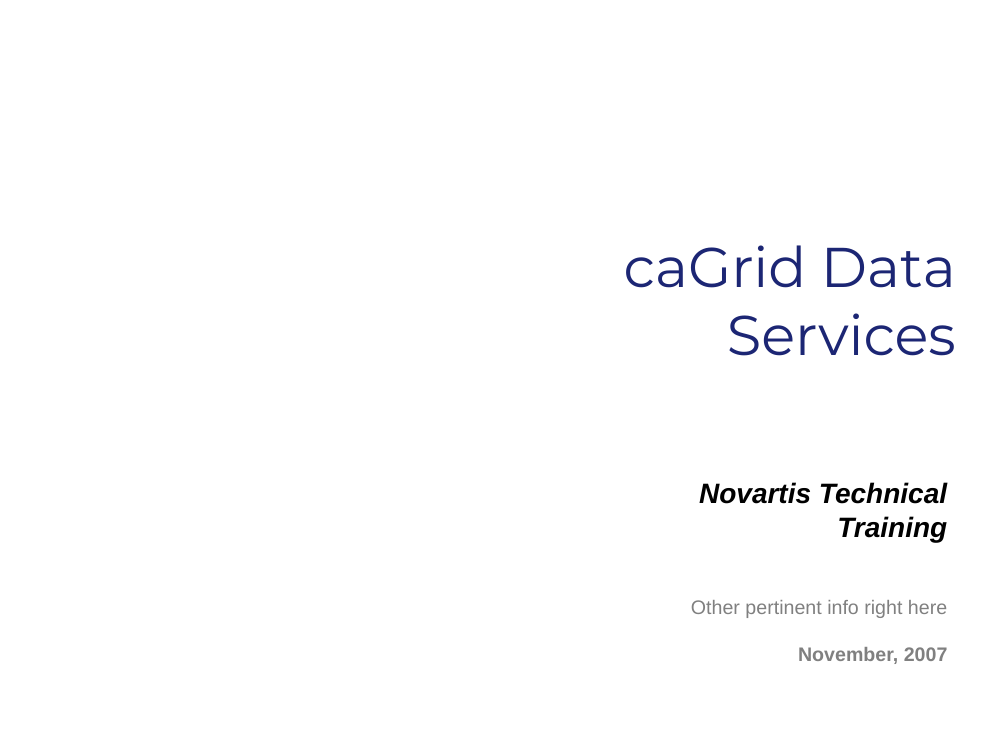
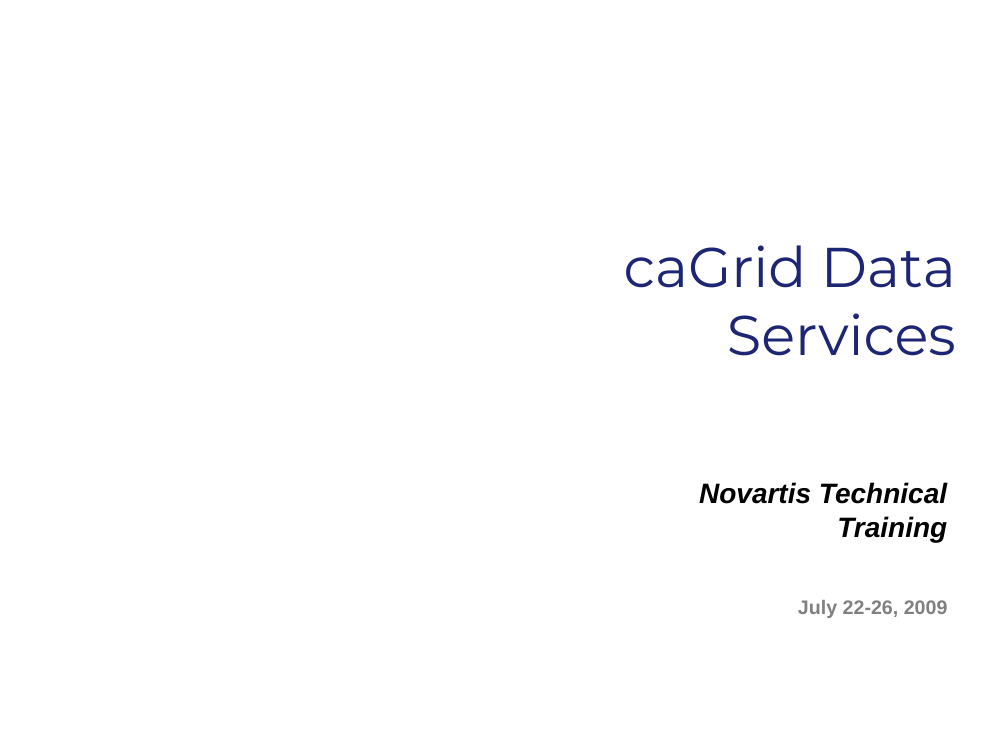
Before and after one commit to NCIP/cagrid-docs, a slide deck: slide 1 of presentations/200906_Novartis/caGrid Data Services.pptx. Drawn at 1008x756 pixels with LibreOffice and Linux fonts; fonts in the diff are those of the drawing; background and template pictures are left out. Boxes give left, top, right and bottom in pixels: in the first picture for what was removed or moved away, otherwise in the second. Text is boxed around its words. In the diff, an @@ line names an element or a change of style, - is before the commit and + after.

```diff
--- a/presentations/200906_Novartis/caGrid Data Services.pptx
+++ b/presentations/200906_Novartis/caGrid Data Services.pptx
@@ text at (798, 600, 948, 618): text changed; bold on @@
-Other pertinent info right here
-November, 2007
+July 22-26, 2009
```
Also in this commit, not shown: 5 other slides changed.
